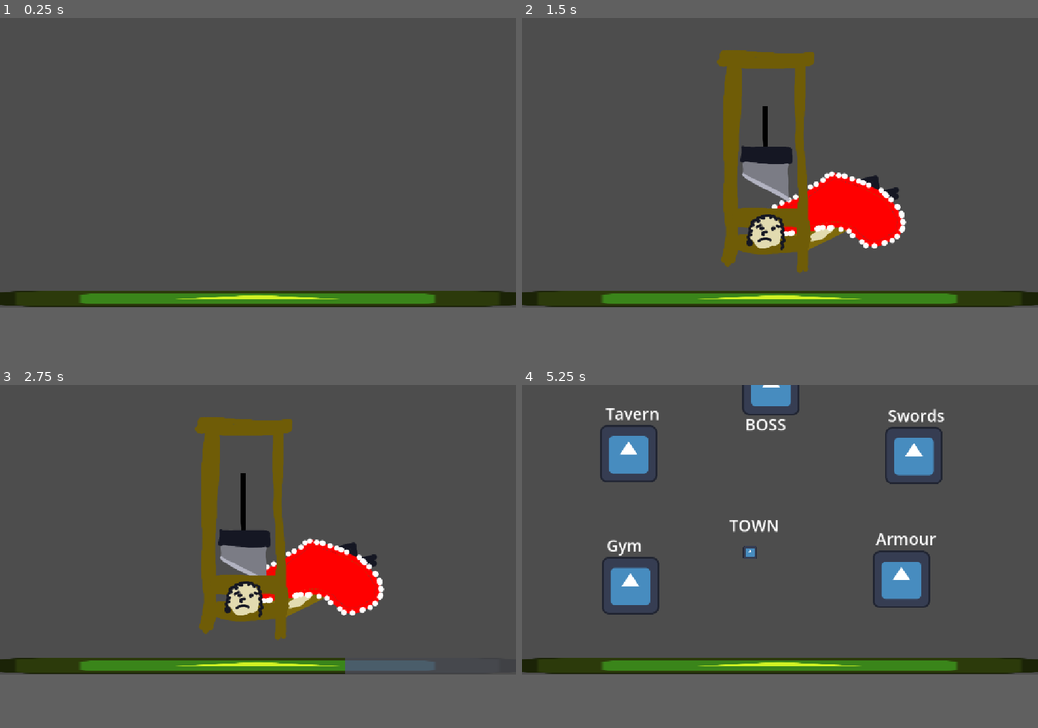
Above: before the commit, frames 1-4 (two rows, left to right).
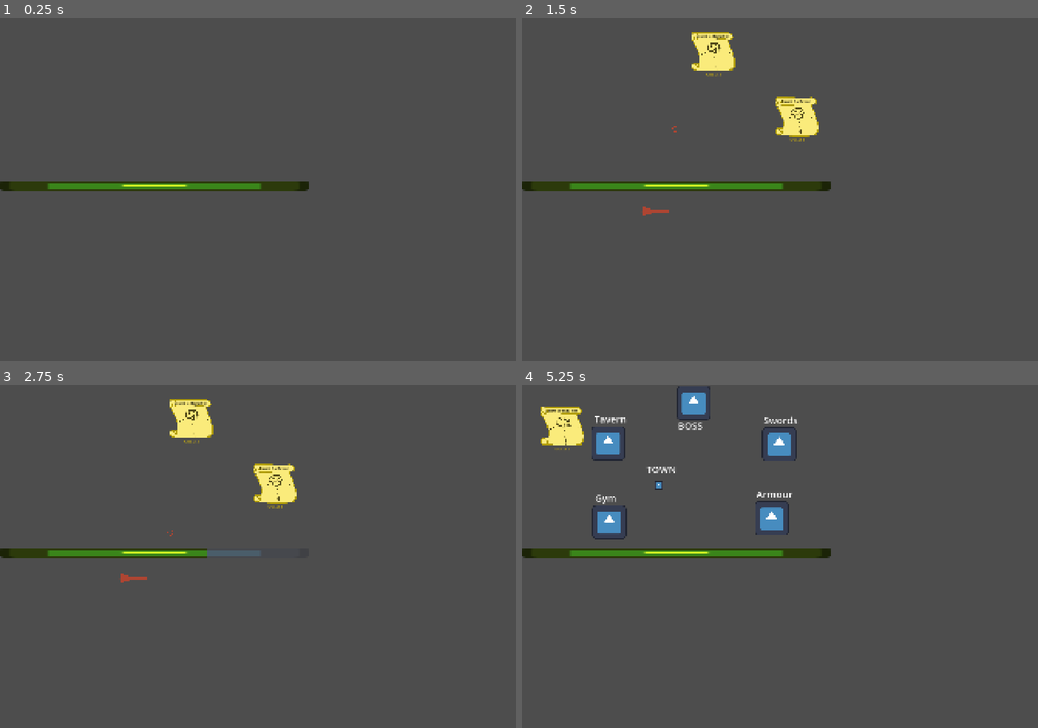
Above: after the commit, the same moments.

Repository: piotrjurga/gmtk26
Game: Godot game, scene res://scenes/main.tscn
Two runs of this game, one before a commit and one after it. Both use one fixed random seed, a clock stepped at 60 frames per second and the inputs below. The engine's default icon, where the game draws it, is replaced by a stand-in: a white triangle on a blue panel in a dark square.
Inputs (mouse positions are in pixels of both pictures, inside the frame that each line leads up to):
- Up to frame 1 (0.25 s): no input
- Up to frame 2 (1.5 s): tap Enter at 0.5 s; move the mouse to (893, 148) at 0.52 s; hold D (right) 0.53-1.28 s; tap Space (space) at 0.6, 1.25, 1.35 s; click (893, 148) at 0.67 s; move the mouse to (676, 175) at 1.27 s; hold S (down) from 1.28 s (still down); click (676, 175) at 1.42 s
- Up to frame 3 (2.75 s): move the mouse to (309, 467) at 2.02 s; release S (down) at 2.03 s; hold D (right) from 2.03 s (still down); tap Space (space) at 2.1 s; click (309, 467) at 2.17 s
- Up to frame 4 (5.25 s): tap Enter at 2.75 s; move the mouse to (754, 587) at 2.77 s; release D (right) at 2.78 s; hold W (up) 2.78-3.53 s; tap Space (space) at 2.85, 3.5, 3.6, 4.35, 5.1 s; click (754, 587) at 2.92 s; move the mouse to (934, 573) at 3.52 s; hold A (left) 3.53-5.03 s; click (934, 573) at 3.67 s; move the mouse to (625, 487) at 4.27 s; click (625, 487) at 4.42 s; move the mouse to (805, 529) at 5.02 s; hold S (down) from 5.03 s (still down); click (805, 529) at 5.17 s
In our replay, the window is 800x450 before the commit and 800x533 after it. These sizes can differ from the game's own. Grey fills any space a smaller window leaves; there, only what the larger window draws over its background counts as a difference.

The runs differ from the first frame. In frame 1, 6.3% of the frame differs, in the area x 0-100%, y 47-85%; in frame 2, 17%, in the area x 0-100%, y 4-85%; in frame 3, 16%; in frame 4, 15%.

Commit message:
rzeczy

Diff:
--- a/managers/ScenesManager.gd
+++ b/managers/ScenesManager.gd
@@ -5,7 +5,7 @@
 var sword : PackedScene = preload("res://scenes/sword/sword.tscn")
 var armour : PackedScene = preload("res://scenes/armour/armour.tscn")
 var gym : PackedScene = preload("res://scenes/gym/gym.tscn")
-var boss : PackedScene = preload("res://scenes/boss/boss.tscn")
+var boss : PackedScene = preload("res://scenes/bullet-hell/bullet-hell.tscn")
 var darts : PackedScene = preload("res://scenes/darts/darts.tscn")
 var guillotine : PackedScene = preload("res://scenes/guillotine/guillotine.tscn")
 
@@ -32,4 +32,4 @@
 
         # to delete, should be town
         #change_scene(tavern)
-        change_scene(guillotine)
+        change_scene(darts)
--- /dev/null
+++ b/managers/TargetManager.gd
@@ -0,0 +1,22 @@
+extends Node
+
+var targets : Array[Target]
+var current_target : Target
+var dead_targets : Array[Target]
+
+func _ready():
+    for file_name in DirAccess.get_files_at("res://targets/Targets/"):
+        targets.append(ResourceLoader.load("res://targets/Targets/"+file_name))
+    Signals.target_dead.connect(dead_target)
+
+func has_target() -> bool:
+    return current_target is Target
+
+func set_target(new_target : Target):
+    current_target = new_target
+
+
+func dead_target(dead_target : Target):
+    targets.erase(dead_target)
+    print(targets)
+    current_target = null
--- a/project.godot
+++ b/project.godot
@@ -23,11 +23,15 @@
 
 ScenesManager="*uid://dh6xr2ukme8jq"
 Signals="*uid://ba4bplrou1lyk"
+TargetManager="*uid://7dvya17wmg6x"
 
 [display]
 
+window/size/viewport_width=1920
+window/size/viewport_height=1280
+window/size/resizable=false
 window/stretch/mode="canvas_items"
-window/stretch/aspect="expand"
+window/stretch/aspect="keep_height"
 
 [global_group]
 
--- a/scenes/armour/armour.gd
+++ b/scenes/armour/armour.gd
@@ -1,11 +1,15 @@
 extends Scene
 
+@export var armour_good : Sprite2D
 @export var armour_bad : Sprite2D
 @export var score_points_root : Node2D
-@export var click_size : float = 70
+@export var click_size : float = 50
+@export var hammer_icon : Sprite2D
+@export var hammer_rotation_free : float
+@export var hammer_rotation_hit : float
 
 # points for shader
-var clicked_points : Array[Vector2]
+var clicked_points : Array[Vector3]
 
 # points for scoring
 var score_points : Array[Node]
@@ -13,28 +17,43 @@
 
 var block_clicking : bool = false
 
+var is_success : bool = false
+var starting_scale : Vector2
+
+
+
 func _ready():
     super._ready()
     clicked_points = []
     armour_bad.material.set("shader_parameter/points", clicked_points)
-    armour_bad.material.set("shader_parameter/click_size", click_size)
+
     score_points = score_points_root.get_children()
     max_points_count = score_points.size()
     Signals.last_tick.connect(last_tick)
+    starting_scale = armour_good.scale
 
 func _input(event):
-    if event is InputEventMouseButton and event.button_index == MOUSE_BUTTON_LEFT and event.is_pressed():
-        self.on_click(event.position)
+    if event is InputEventMouseMotion:
+        hammer_icon.global_position = event.position + Vector2(50, 0)
+    if event is InputEventMouseButton and event.button_index == MOUSE_BUTTON_LEFT:
+        if event.is_pressed():
+            hammer_icon.rotation_degrees = hammer_rotation_hit
+            self.on_click(event.position)
+        if event.is_released():
+            hammer_icon.rotation_degrees = hammer_rotation_free
+
 
 func on_click(mouse_pos : Vector2):
     if block_clicking:
         return
-    clicked_points.append(mouse_pos)
+
+    var spot_size : float = ((click_size / 2) * randf()) + click_size
+    clicked_points.append(Vector3(mouse_pos.x, mouse_pos.y, spot_size))
     armour_bad.material.set("shader_parameter/points", clicked_points)
     for score_point : Node2D in score_points:
         if ! is_instance_valid(score_point):
             continue
-        if score_point.global_position.distance_to(mouse_pos) < click_size:
+        if score_point.global_position.distance_to(mouse_pos) < spot_size:
             score_points.erase(score_point)
             score_point.queue_free()
 
@@ -43,8 +62,10 @@
     block_clicking = true
     score_points = score_points_root.get_children()
 
-    print((float(score_points.size()) / float(max_points_count)))
     if (float(score_points.size()) / float(max_points_count)) < 0.3:
-        print("good")
-    else:
-        print("baaad")
+        is_success = true
+        print(is_success)
+
+func _physics_process(delta):
+    if ! is_success:
+        return
--- a/scenes/armour/armour.gdshader
+++ b/scenes/armour/armour.gdshader
@@ -1,27 +1,26 @@
 shader_type canvas_item;
 
-uniform vec2 points[100];
-uniform float click_size;
+uniform vec3 points[100];
 
 void fragment() {
     if (COLOR.a != 0.0) {
-        float min_dist = click_size;
+        float min_dist = 1000.0;
         float dist = 0.0;
+        float click_size = 0.0;
         for(int i = 0; i < 100; i++) {
-            if (points[i] == vec2(0.0)){
+            if (points[i] == vec3(0.0)){
                 i = 100;
             } else {
-                dist = distance(FRAGCOORD.xy, points[i]);
-                if (dist < min_dist) {
+                dist = distance(FRAGCOORD.xy, points[i].xy);
+                if (dist < min_dist && dist < points[i].z) {
                     min_dist = dist;
+                    click_size = points[i].z;
                 }
             }
         }
         float new_color = 1.0;
-        if (min_dist < click_size - (click_size / 10.0)) {
+        if (min_dist < click_size) {
             new_color = 0.0;
-        } else if (min_dist < click_size) {
-            new_color = min_dist / 100.0;
         }
         if (new_color < COLOR.a) {
             COLOR.a = new_color;
--- a/scenes/armour/armour.tscn
+++ b/scenes/armour/armour.tscn
@@ -4,19 +4,22 @@
 [ext_resource type="Texture2D" uid="uid://du3mvcvyd353f" path="res://assets/armour-good.png" id="2_g7uqp"]
 [ext_resource type="Shader" uid="uid://dth8palkphw3q" path="res://scenes/armour/armour.gdshader" id="3_r42f3"]
 [ext_resource type="Texture2D" uid="uid://c2f0fgxirwxw8" path="res://assets/armour-bad.png" id="4_kgeru"]
+[ext_resource type="Texture2D" uid="uid://cxk5mb1c1cora" path="res://assets/Hammer.png" id="5_r42f3"]
 
 [sub_resource type="LabelSettings" id="LabelSettings_4rhgh"]
 font_size = 36
 
 [sub_resource type="ShaderMaterial" id="ShaderMaterial_gxi48"]
 shader = ExtResource("3_r42f3")
-shader_parameter/points = PackedVector2Array(0, 0)
-shader_parameter/click_size = 0.0
-
-[node name="Armour" type="Node2D" unique_id=441942228 node_paths=PackedStringArray("armour_bad", "score_points_root")]
+shader_parameter/points = PackedVector3Array(0, 0, 0, 0, 0, 0, 0, 0, 0, 0, 0, 0, 0, 0, 0, 0, 0, 0, 0, 0, 0, 0, 0, 0, 0, 0, 0, 0, 0, 0, 0, 0, 0, 0, 0, 0, 0, 0, 0, 0, 0, 0, 0, 0, 0, 0, 0, 0, 0, 0, 0, 0, 0, 0, 0, 0, 0, 0, 0, 0, 0, 0, 0, 0, 0, 0, 0, 0, 0, 0, 0, 0, 0, 0, 0, 0, 0, 0, 0, 0, 0, 0, 0, 0, 0, 0, 0, 0, 0, 0, 0, 0, 0, 0, 0, 0, 0, 0, 0, 0, 0, 0, 0, 0, 0, 0, 0, 0, 0, 0, 0, 0, 0, 0, 0, 0, 0, 0, 0, 0, 0, 0, 0, 0, 0, 0, 0, 0, 0, 0, 0, 0, 0, 0, 0, 0, 0, 0, 0, 0, 0, 0, 0, 0, 0, 0, 0, 0, 0, 0, 0, 0, 0, 0, 0, 0, 0, 0, 0, 0, 0, 0, 0, 0, 0, 0, 0, 0, 0, 0, 0, 0, 0, 0, 0, 0, 0, 0, 0, 0, 0, 0, 0, 0, 0, 0, 0, 0, 0, 0, 0, 0, 0, 0, 0, 0, 0, 0, 0, 0, 0, 0, 0, 0, 0, 0, 0, 0, 0, 0, 0, 0, 0, 0, 0, 0, 0, 0, 0, 0, 0, 0, 0, 0, 0, 0, 0, 0, 0, 0, 0, 0, 0, 0, 0, 0, 0, 0, 0, 0, 0, 0, 0, 0, 0, 0, 0, 0, 0, 0, 0, 0, 0, 0, 0, 0, 0, 0, 0, 0, 0, 0, 0, 0, 0, 0, 0, 0, 0, 0, 0, 0, 0, 0, 0, 0, 0, 0, 0, 0, 0, 0, 0, 0, 0, 0, 0, 0, 0, 0, 0, 0, 0, 0, 0, 0, 0, 0, 0, 0)
+
+[node name="Armour" type="Node2D" unique_id=441942228 node_paths=PackedStringArray("armour_good", "armour_bad", "score_points_root", "hammer_icon")]
 script = ExtResource("1_4rhgh")
+armour_good = NodePath("ArmourGood")
 armour_bad = NodePath("ArmourGood/ArmourBad")
 score_points_root = NodePath("Points")
+hammer_icon = NodePath("Hammer")
+hammer_rotation_hit = -75.0
 
 [node name="Label" type="Label" parent="." unique_id=210693204]
 offset_left = 487.0
@@ -336,3 +339,9 @@
 
 [node name="point100" type="Node2D" parent="Points" unique_id=943970229]
 position = Vector2(596, 218)
+
+[node name="Hammer" type="Sprite2D" parent="." unique_id=717574599]
+position = Vector2(-212, 220)
+scale = Vector2(0.11833657, 0.11833657)
+texture = ExtResource("5_r42f3")
+offset = Vector2(-50.70288, -211.26184)
--- a/scenes/boss/boss.gd
+++ /dev/null
@@ -1,16 +0,0 @@
-extends Scene
-
-var last_tick_count : int = 0
-var max_last_tick_count : int = 2
-
-func tick(current_tick : int):
-    if self != ScenesManager.current_scene:
-        return
-    if current_tick == 1:
-        last_tick_count += 1
-
-    if last_tick_count == max_last_tick_count:
-        Signals.scene_ended.emit()
-    else:
-        progress -= 100.0 / 7
-        Signals.progress_bar_set.emit(progress)
--- a/scenes/boss/boss.tscn
+++ /dev/null
@@ -1,17 +0,0 @@
-[gd_scene format=3 uid="uid://c7imgit4wp1aj"]
-
-[ext_resource type="Script" uid="uid://bdqno38m8uvf2" path="res://scenes/boss/boss.gd" id="1_dgf3a"]
-
-[sub_resource type="LabelSettings" id="LabelSettings_dgf3a"]
-font_size = 36
-
-[node name="Boss" type="Node2D" unique_id=857239352]
-script = ExtResource("1_dgf3a")
-
-[node name="Label" type="Label" parent="." unique_id=1995865556]
-offset_left = 463.0
-offset_top = 289.0
-offset_right = 525.0
-offset_bottom = 312.0
-text = "Boss"
-label_settings = SubResource("LabelSettings_dgf3a")
--- a/scenes/bullet-hell/bullet_hell.gd
+++ b/scenes/bullet-hell/bullet_hell.gd
@@ -6,11 +6,18 @@
 var player : PackedScene = preload("res://scenes/bullet-hell/player.tscn")
 
 var minion_count: int
+var last_tick_count : int = 0
+var max_last_tick_count : int = 2
 
 func minion_lost():
     minion_count -= 1
     if minion_count == 0:
         Signals.scene_done.emit(false)
+
+func next_scene() -> PackedScene:
+    if minion_count >= 1:
+        return ScenesManager.guillotine
+    return ScenesManager.town
 
 func setup(enemy_count: int, minion_count_: int):
     minion_count = minion_count_
@@ -38,6 +45,7 @@
         add_child(e)
 
 func _ready():
+    super._ready()
     window_size = get_window().size
     setup(3, 5)
     Signals.minion_died.connect(minion_lost)
@@ -46,3 +54,15 @@
     for c in get_children():
         c.queue_free()
         remove_child(c)
+
+func tick(current_tick : int):
+    if self != ScenesManager.current_scene:
+        return
+    if current_tick == 1:
+        last_tick_count += 1
+
+    if last_tick_count == max_last_tick_count:
+        Signals.scene_ended.emit()
+    else:
+        progress -= 100.0 / 7
+        Signals.progress_bar_set.emit(progress)
--- /dev/null
+++ b/scenes/darts/dart_target.gd
@@ -0,0 +1,13 @@
+class_name DartTarget extends Node2D
+
+@export var dart_image : Sprite2D
+@export var name_label : Label
+@export var gold_label : Label
+var target : Target
+
+# Called when the node enters the scene tree for the first time.
+func init_from_target(new_target : Target):
+    target = new_target
+    dart_image.texture = target.texture
+    name_label.text = target.name
+    gold_label.text = "GOLD: " + str(target.gold)
--- a/scenes/darts/dart_target.tscn
+++ b/scenes/darts/dart_target.tscn
@@ -1,10 +1,41 @@
 [gd_scene format=3 uid="uid://ql0cs4d8v434"]
 
+[ext_resource type="Script" uid="uid://b37p6d8i3e4oh" path="res://scenes/darts/dart_target.gd" id="1_ep5d0"]
 [ext_resource type="Texture2D" uid="uid://dasigls5sjisn" path="res://assets/scroll.png" id="1_h5gej"]
 
-[node name="Target" type="Node2D" unique_id=139521801]
+[sub_resource type="LabelSettings" id="LabelSettings_gxi48"]
+font_size = 14
+font_color = Color(0, 0, 0, 1)
+
+[sub_resource type="LabelSettings" id="LabelSettings_ep5d0"]
+font_size = 14
+font_color = Color(0.8941013, 0.7670424, 0, 1)
+
+[node name="Target" type="Node2D" unique_id=139521801 node_paths=PackedStringArray("dart_image", "name_label", "gold_label")]
+script = ExtResource("1_ep5d0")
+dart_image = NodePath("Sprite2D")
+name_label = NodePath("Name")
+gold_label = NodePath("Gold")
 
 [node name="Sprite2D" type="Sprite2D" parent="." unique_id=1423420068]
 position = Vector2(17, 11)
 scale = Vector2(0.245, 0.245)
 texture = ExtResource("1_h5gej")
+
+[node name="Name" type="Label" parent="." unique_id=2044214208]
+offset_left = -76.0
+offset_top = -67.0
+offset_right = 74.0
+offset_bottom = -44.0
+label_settings = SubResource("LabelSettings_gxi48")
+horizontal_alignment = 1
+vertical_alignment = 1
+
+[node name="Gold" type="Label" parent="." unique_id=95995590]
+offset_left = -71.0
+offset_top = 76.0
+offset_right = 79.0
+offset_bottom = 99.0
+label_settings = SubResource("LabelSettings_ep5d0")
+horizontal_alignment = 1
+vertical_alignment = 1
--- a/scenes/darts/darts.gd
+++ b/scenes/darts/darts.gd
@@ -2,8 +2,23 @@
 
 @export var sight : Sight
 @export var dart : DartThrow
-@export var targets : Array[Node2D]
+@export var target_positions_root : Node2D
+var target_positions : Array[Node]
+var targets : Array[Node2D]
 var min_distance : float = 100
+var target_scene : PackedScene = preload("res://scenes/darts/dart_target.tscn")
+
+func _ready():
+    super._ready()
+    target_positions = target_positions_root.get_children()
+    target_positions.shuffle()
+    print(TargetManager.targets)
+    for target : Target in TargetManager.targets:
+        var new_target : DartTarget = target_scene.instantiate()
+        new_target.init_from_target(target)
+        targets.append(new_target)
+        new_target.global_position = target_positions.pop_front().global_position
+        target_positions_root.add_child(new_target)
 
 func last_tick():
     var closest_target : Node2D = null
@@ -22,5 +37,6 @@
         closest_target = targets.pick_random()
 
     dart.set_target(closest_target.global_position)
+    TargetManager.set_target(closest_target.target)
 
     sight.enabled = false
--- a/scenes/darts/darts.tscn
+++ b/scenes/darts/darts.tscn
@@ -1,36 +1,53 @@
 [gd_scene format=3 uid="uid://d2ym6jnmfkq1u"]
 
-[ext_resource type="PackedScene" uid="uid://ql0cs4d8v434" path="res://scenes/darts/dart_target.tscn" id="1_57ewy"]
 [ext_resource type="Script" uid="uid://djx3tepqy4bmx" path="res://scenes/darts/darts.gd" id="1_x4xqp"]
 [ext_resource type="PackedScene" uid="uid://e6iw8vpxpnn3" path="res://scenes/darts/dart_throw.tscn" id="2_somb7"]
 [ext_resource type="PackedScene" uid="uid://bohk2ejkjy566" path="res://scenes/darts/sight.tscn" id="2_x4xqp"]
 
-[node name="darts" type="Node2D" unique_id=1772197419 node_paths=PackedStringArray("sight", "dart", "targets")]
+[node name="darts" type="Node2D" unique_id=1772197419 node_paths=PackedStringArray("sight", "dart", "target_positions_root")]
 script = ExtResource("1_x4xqp")
 sight = NodePath("Sight")
 dart = NodePath("dart")
-targets = [NodePath("Target"), NodePath("Target2"), NodePath("Target3"), NodePath("Target4"), NodePath("Target5"), NodePath("Target6")]
+target_positions_root = NodePath("TargetPositions")
 
-[node name="Target" parent="." unique_id=139521801 instance=ExtResource("1_57ewy")]
-position = Vector2(204, 190)
+[node name="TargetPositions" type="Node2D" parent="." unique_id=1493673657]
 
-[node name="Target2" parent="." unique_id=508167755 instance=ExtResource("1_57ewy")]
-position = Vector2(486, 269)
+[node name="TargetPosition" type="Node2D" parent="TargetPositions" unique_id=1807159907]
+position = Vector2(154, 165)
 
-[node name="Target3" parent="." unique_id=744363297 instance=ExtResource("1_57ewy")]
-position = Vector2(789, 185)
+[node name="TargetPosition2" type="Node2D" parent="TargetPositions" unique_id=1725992997]
+position = Vector2(377, 124)
 
-[node name="Target4" parent="." unique_id=394666032 instance=ExtResource("1_57ewy")]
-position = Vector2(985, 415)
+[node name="TargetPosition3" type="Node2D" parent="TargetPositions" unique_id=1951905453]
+position = Vector2(330, 370)
 
-[node name="Target5" parent="." unique_id=1249790267 instance=ExtResource("1_57ewy")]
-position = Vector2(731, 487)
+[node name="TargetPosition4" type="Node2D" parent="TargetPositions" unique_id=969970363]
+position = Vector2(160, 496)
 
-[node name="Target6" parent="." unique_id=2046029820 instance=ExtResource("1_57ewy")]
-position = Vector2(279, 477)
+[node name="TargetPosition5" type="Node2D" parent="TargetPositions" unique_id=558544319]
+position = Vector2(432, 497)
+
+[node name="TargetPosition6" type="Node2D" parent="TargetPositions" unique_id=346117102]
+position = Vector2(593, 305)
+
+[node name="TargetPosition7" type="Node2D" parent="TargetPositions" unique_id=764518188]
+position = Vector2(710, 124)
+
+[node name="TargetPosition8" type="Node2D" parent="TargetPositions" unique_id=1542670097]
+position = Vector2(749, 449)
+
+[node name="TargetPosition9" type="Node2D" parent="TargetPositions" unique_id=1029720446]
+position = Vector2(905, 237)
+
+[node name="TargetPosition10" type="Node2D" parent="TargetPositions" unique_id=1700194026]
+position = Vector2(915, 517)
+
+[node name="TargetPosition11" type="Node2D" parent="TargetPositions" unique_id=577431908]
+position = Vector2(1022, 367)
 
 [node name="Sight" parent="." unique_id=1568300132 instance=ExtResource("2_x4xqp")]
 position = Vector2(549, 410)
 
 [node name="dart" parent="." unique_id=1523667051 instance=ExtResource("2_somb7")]
+z_index = 100
 position = Vector2(571, 722)
--- a/scenes/darts/sight.gd
+++ b/scenes/darts/sight.gd
@@ -18,5 +18,4 @@
     else:
         velocity.y = move_toward(velocity.y, 0, delta * SPEED / 2)
 
-    print(velocity)
     move_and_slide()
--- a/scenes/guillotine/guillotine.gd
+++ b/scenes/guillotine/guillotine.gd
@@ -18,12 +18,15 @@
     super._ready()
     blade.global_position.y = blade_bottom_max_y
     min_height = blade_bottom_max_y
+    head.init_from_target(TargetManager.current_target)
 
 func _physics_process(delta):
     if blade.global_position.y < min_height:
         blade.global_position.y += delta * fall_speed
     if blade.global_position.y >= blade_drop_y:
-         head.fall()
+        head.fall()
+        if TargetManager.current_target is Target:
+            Signals.target_dead.emit(TargetManager.current_target)
 
 func last_tick():
     if blade_success_height > blade.global_position.y:
@@ -43,3 +46,9 @@
     blade.global_position.y -= strength
     if blade.global_position.y < blade_top_max_y:
         blade.global_position.y = blade_top_max_y
+
+func next_scene() -> PackedScene:
+    if TargetManager.current_target is Target:
+        return ScenesManager.town
+    else:
+        return ScenesManager.darts
--- a/scenes/guillotine/head_2.gd
+++ b/scenes/guillotine/head_2.gd
@@ -10,6 +10,11 @@
     velocity.y = -200 + randf() * -200
     velocity.x = 200 * randf() - 200
 
+
+
+func init_from_target(target : Target):
+    sprite.texture = target.head
+
 func _physics_process(delta):
     if !is_fall:
         return
--- a/scenes/main.gd
+++ b/scenes/main.gd
@@ -1 +1,4 @@
 extends Node2D
+
+func _ready():
+    Input.mouse_mode = Input.MOUSE_MODE_HIDDEN
--- /dev/null
+++ b/scenes/town/target_spot.gd
@@ -0,0 +1,9 @@
+extends Node2D
+
+var target_scene : PackedScene = preload("res://scenes/darts/dart_target.tscn")
+
+func _ready():
+    var new_target : DartTarget = target_scene.instantiate()
+    new_target.init_from_target(TargetManager.current_target)
+    new_target.global_position = global_position
+    add_child(new_target)
--- a/scenes/town/town.tscn
+++ b/scenes/town/town.tscn
@@ -4,6 +4,7 @@
 [ext_resource type="Script" uid="uid://d2qes43sejn1o" path="res://scenes/town/character.gd" id="1_n11nm"]
 [ext_resource type="Texture2D" uid="uid://nruu7s0ldr2d" path="res://icon.svg" id="2_gxugk"]
 [ext_resource type="Script" uid="uid://n3ee5rm47x8g" path="res://scenes/town/place.gd" id="4_8b7wv"]
+[ext_resource type="Script" uid="uid://cbdk1cwnsyyp6" path="res://scenes/town/target_spot.gd" id="5_06row"]
 
 [sub_resource type="LabelSettings" id="LabelSettings_vaf5k"]
 font_size = 36
@@ -16,6 +17,9 @@
 
 [sub_resource type="RectangleShape2D" id="RectangleShape2D_1k5f7"]
 size = Vector2(128, 128)
+
+[sub_resource type="RectangleShape2D" id="RectangleShape2D_0w7qi"]
+size = Vector2(217, 656)
 
 [node name="Town" type="Node2D" unique_id=726534725]
 script = ExtResource("1_e21v4")
@@ -42,7 +46,7 @@
 texture = ExtResource("2_gxugk")
 
 [node name="tavern" type="Node2D" parent="." unique_id=1705705785 node_paths=PackedStringArray("area", "sprite")]
-position = Vector2(238, 154)
+position = Vector2(321, 217)
 script = ExtResource("4_8b7wv")
 area = NodePath("Area2D")
 sprite = NodePath("Sprite2D")
@@ -71,7 +75,7 @@
 shape = SubResource("RectangleShape2D_1k5f7")
 
 [node name="boss" type="Node2D" parent="." unique_id=1654516023 node_paths=PackedStringArray("area", "sprite")]
-position = Vector2(556, 4)
+position = Vector2(639, 67)
 script = ExtResource("4_8b7wv")
 place = 5
 area = NodePath("Area2D")
@@ -101,7 +105,7 @@
 shape = SubResource("RectangleShape2D_1k5f7")
 
 [node name="gym" type="Node2D" parent="." unique_id=480905846 node_paths=PackedStringArray("area", "sprite")]
-position = Vector2(242, 449)
+position = Vector2(325, 512)
 script = ExtResource("4_8b7wv")
 place = 1
 area = NodePath("Area2D")
@@ -131,7 +135,7 @@
 shape = SubResource("RectangleShape2D_1k5f7")
 
 [node name="swords" type="Node2D" parent="." unique_id=961192497 node_paths=PackedStringArray("area", "sprite")]
-position = Vector2(875, 158)
+position = Vector2(958, 221)
 script = ExtResource("4_8b7wv")
 place = 2
 area = NodePath("Area2D")
@@ -161,7 +165,7 @@
 shape = SubResource("RectangleShape2D_1k5f7")
 
 [node name="armour" type="Node2D" parent="." unique_id=908161456 node_paths=PackedStringArray("area", "sprite")]
-position = Vector2(847, 435)
+position = Vector2(930, 498)
 script = ExtResource("4_8b7wv")
 place = 3
 area = NodePath("Area2D")
@@ -189,3 +193,13 @@
 
 [node name="CollisionShape2D" type="CollisionShape2D" parent="armour/StaticBody2D" unique_id=824137942]
 shape = SubResource("RectangleShape2D_1k5f7")
+
+[node name="TargetSpot" type="Node2D" parent="." unique_id=932044718]
+position = Vector2(74, 76)
+script = ExtResource("5_06row")
+
+[node name="StaticBody2D" type="StaticBody2D" parent="." unique_id=507702271]
+
+[node name="CollisionShape2D" type="CollisionShape2D" parent="StaticBody2D" unique_id=1048083853]
+position = Vector2(98.5, 318)
+shape = SubResource("RectangleShape2D_0w7qi")
--- a/scripts/signals.gd
+++ b/scripts/signals.gd
@@ -12,3 +12,6 @@
 # bullet hell
 signal minion_died()
 signal scene_done(success : bool)
+
+# target
+signal target_dead(target : Target)
--- /dev/null
+++ b/targets/TargetResource.gd
@@ -0,0 +1,6 @@
+class_name Target extends Resource
+
+@export var name : String
+@export var gold : int
+@export var texture : Texture2D
+@export var head : Texture2D
--- /dev/null
+++ b/targets/Targets/target1.tres
@@ -0,0 +1,13 @@
+[gd_resource type="Resource" script_class="Target" format=3 uid="uid://dp006ubeinit8"]
+
+[ext_resource type="Texture2D" uid="uid://dykwt841iq5ot" path="res://assets/guillotine/head.png" id="1_t30u8"]
+[ext_resource type="Script" uid="uid://dt8qxeyrvd18u" path="res://targets/TargetResource.gd" id="2_p4n7v"]
+[ext_resource type="Texture2D" uid="uid://dasigls5sjisn" path="res://assets/scroll.png" id="3_3d5ut"]
+
+[resource]
+script = ExtResource("2_p4n7v")
+name = "Count la'Baguette"
+gold = 2
+texture = ExtResource("3_3d5ut")
+head = ExtResource("1_t30u8")
+metadata/_custom_type_script = "uid://dt8qxeyrvd18u"
--- /dev/null
+++ b/targets/Targets/target2.tres
@@ -0,0 +1,13 @@
+[gd_resource type="Resource" script_class="Target" format=3 uid="uid://dwpno6fqeo54x"]
+
+[ext_resource type="Texture2D" uid="uid://dykwt841iq5ot" path="res://assets/guillotine/head.png" id="1_5wxmk"]
+[ext_resource type="Script" uid="uid://dt8qxeyrvd18u" path="res://targets/TargetResource.gd" id="1_wyknq"]
+[ext_resource type="Texture2D" uid="uid://dasigls5sjisn" path="res://assets/scroll.png" id="2_5wxmk"]
+
+[resource]
+script = ExtResource("1_wyknq")
+name = "Count Au Revoir"
+gold = 3
+texture = ExtResource("2_5wxmk")
+head = ExtResource("1_5wxmk")
+metadata/_custom_type_script = "uid://dt8qxeyrvd18u"
Binary file added: assets/Hammer.png
Not shown, added: assets/Hammer.png.import
Not shown, added: managers/TargetManager.gd.uid
Not shown, removed: scenes/boss/boss.gd.uid
Not shown, added: scenes/darts/dart_target.gd.uid
Not shown, added: scenes/town/target_spot.gd.uid
Not shown, added: targets/TargetResource.gd.uid
Not shown, added: assets/guillotine/guillotine.kra-autosave.kra
